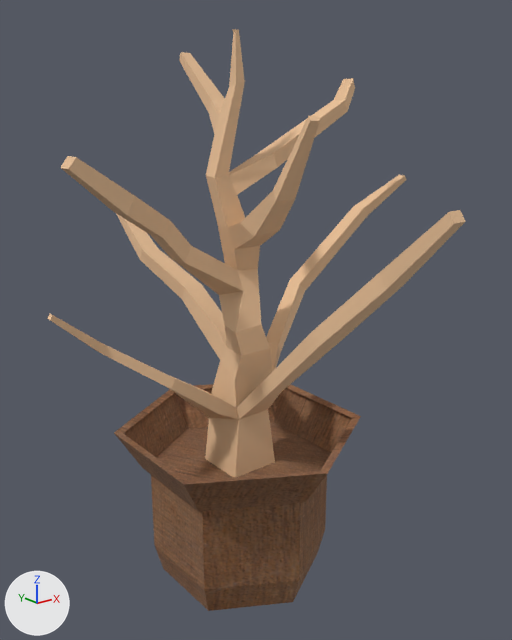
One commit to the glTF model GameSource/Assets/models/Plant.glb: the scene before it, then after it.
The view is the same before and after, from a camera (50 mm lens) standing at (-4.73, -6.22, 6.29) and looking at (0.12, -0.16, 3.86). The lights are fixed; the arrows at lower left show +X, +Y and +Z. The first picture is the older version. Vertices at exactly the same position are counted once.
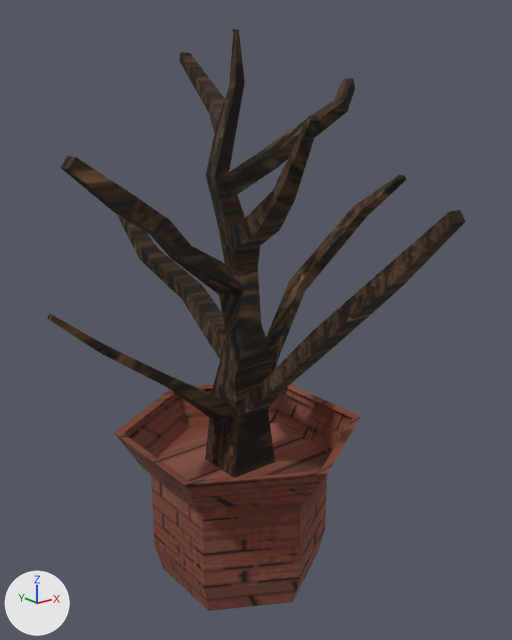
The newer file is also rescaled (x0.26), turned or shifted as a whole; pictures and numbers use the older file's frame.

What changed in the scene script:
```text
Add img_brick:
    img_brick = load_image('brick', '_unpacked/brick', 128, 128, 'sRGB')
Add img_barkemissive:
    img_barkemissive = load_image('barkEmissive', '_unpacked/barkEmissive', 128, 128, 'sRGB')
Change mat_material_003:
    where n0 = _N.new('ShaderNodeBsdfPrincipled'); n0.name = 'Principled BSDF'
    remove n0.inputs[0].default_value = (0.8, 0.521, 0.308, 1.0)  # 'Base Color', beige #e7bf97
    add n2 = _N.new('ShaderNodeTexImage'); n2.name = 'Image Texture'
    add n2.image = img_barkemissive
    add n3 = _N.new('ShaderNodeMapping'); n3.name = 'Mapping'
    add n3.inputs[3].default_value = (10.0, 10.0, 1.0)  # 'Scale'
    add n4 = _N.new('ShaderNodeUVMap'); n4.name = 'UV Map'
    add n4.uv_map = 'UVMap'
    add _L.new(n2.outputs[0], n0.inputs[0])  # 'Color' to 'Base Color'
    add _L.new(n3.outputs[0], n2.inputs[0])  # 'Vector' to 'Vector'
    add _L.new(n4.outputs[0], n3.inputs[0])  # 'UV' to 'Vector'
Change mat_material_001:
    where n2 = _N.new('ShaderNodeTexImage'); n2.name = 'Image Texture'
    n2.image: img_texturelabs_wood_287s -> img_brick
    add n3 = _N.new('ShaderNodeMapping'); n3.name = 'Mapping'
    add n3.inputs[3].default_value = (10.0, 10.0, 1.0)  # 'Scale'
    add n4 = _N.new('ShaderNodeUVMap'); n4.name = 'UV Map'
    add n4.uv_map = 'UVMap'
    add _L.new(n3.outputs[0], n2.inputs[0])  # 'Vector' to 'Vector'
    add _L.new(n4.outputs[0], n3.inputs[0])  # 'UV' to 'Vector'
Change me_cube_002:
    where me_cube_002.from_pydata(...)  # 206 vertices, 404 faces; spans x -2.19..2.46, y -2.71..2.29, z -1.59..4.78
    used by ob_cube_001; location = (0.0, 0.0, 2.18)
    me_cube_002 part 1: texture (UV) coordinates of 404 of 404 faces, centred in x -2.18..2.45, y -2.69..2.27, z -1.59..4.78, changed; they spanned u 0.0..1.0, v 0.0..1.0 and now span u 0.32..0.5, v 0.41..0.64
```

Changed parts and their boxes [x1, y1, x2, y2] in the pictures (512 x 640 px):
'Cube.001', surface changed (darker)
    both: [47, 29, 466, 610]
